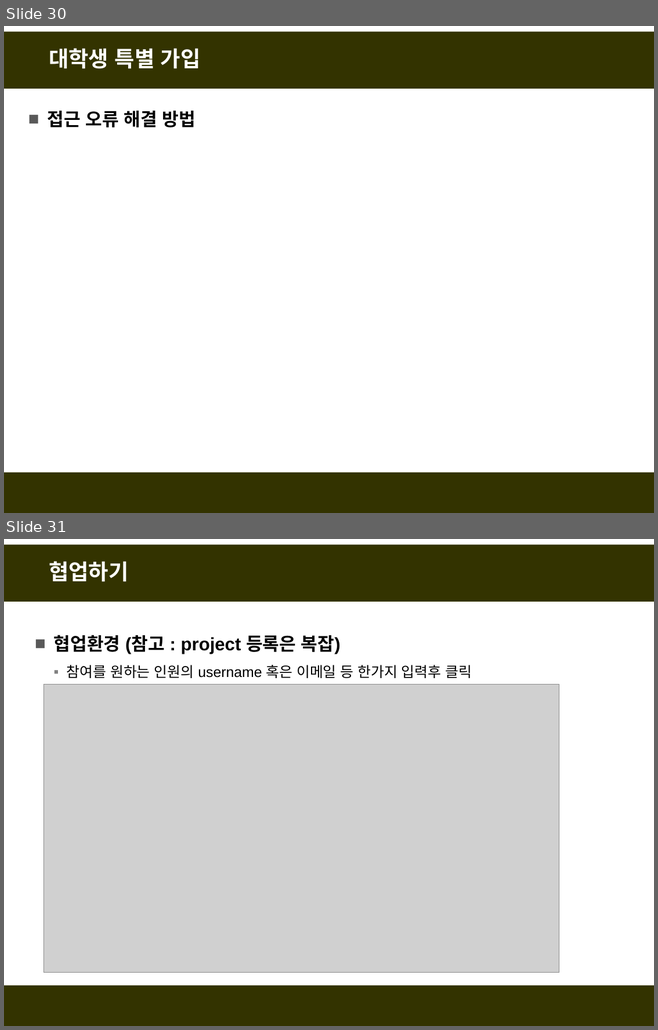
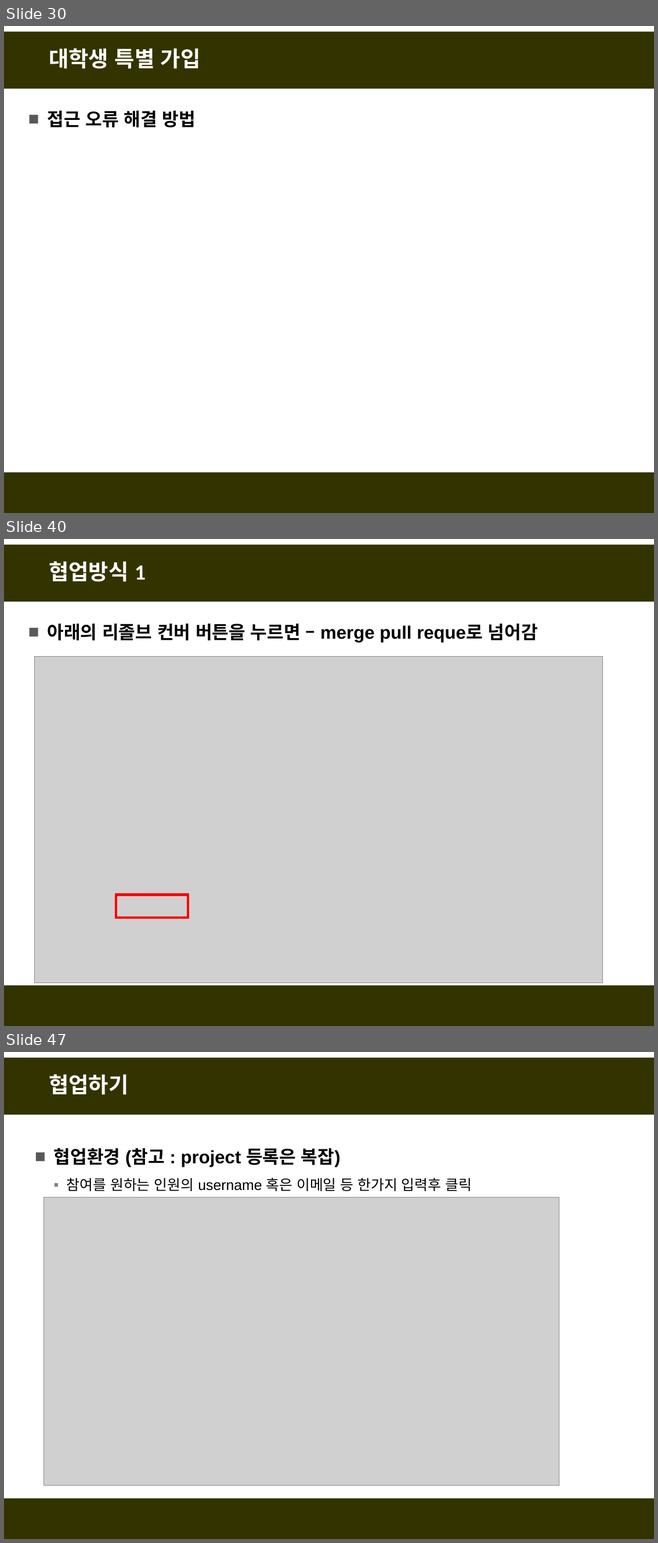
Before and after one commit to fasthill/github-lecture, a slide deck: git및github첫걸음4-협업하기.pptx. Shown one above the other, each under a label of ours: slides 30 and 31 before the commit, slides 30, 40 and 47 after it; the slides between them are not shown. The pictures are 658x1030 and 658x1543 pixels, drawn with LibreOffice and Linux fonts; fonts in the diff are those of the drawing; grey boxes stand for pictures. Boxes give left, top, right and bottom in pixels: in the first picture for what was removed or moved away, otherwise in the second. Text is boxed around its words. In the diff, an @@ line names an element or a change of style, - is before the commit and + after.

```diff
--- a/git및github첫걸음4-협업하기.pptx
+++ b/git및github첫걸음4-협업하기.pptx
@@ slide 40 added at (4, 539, 654, 1026), background #FFFFFF; not listed: 2 template elements that a slide beside it also shows @@
@@ title added at (49, 561, 146, 582), 24 pt, text #FFFFFF, bold @@
+협업방식 1
@@ text added at (48, 624, 538, 642), 20 pt, text #000000, bold @@
+■ 아래의 리졸브 컨버 버튼을 누르면 – merge pull reque로 넘어감
@@ picture added at (35, 657, 603, 983) @@
@@ rectangle added at (116, 895, 188, 918), outline #FF0000 3 pt @@
@@ what was slide 31 is now slide 47 @@
```
Also in this commit, not shown: 15 other slides added.
